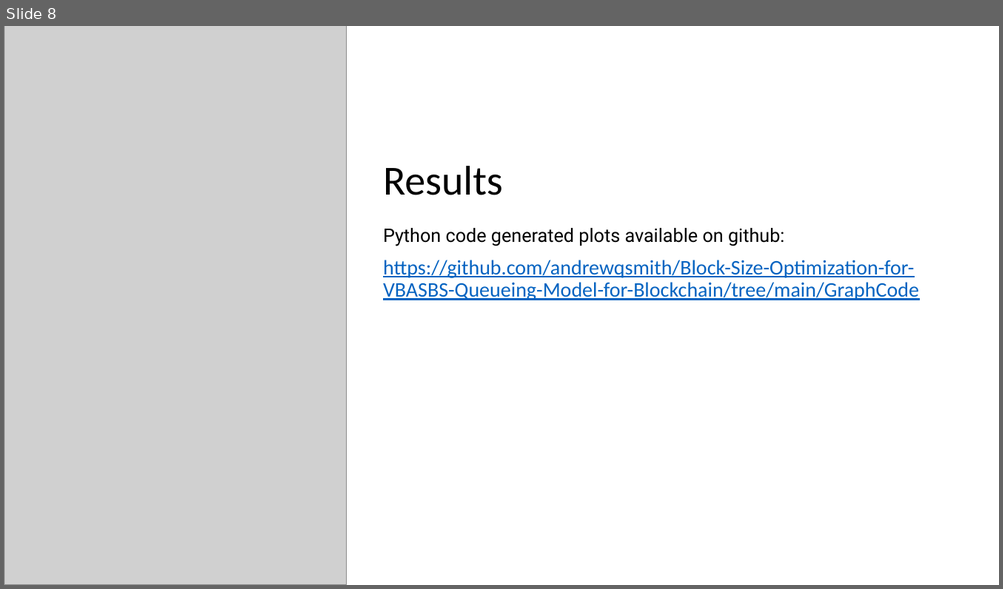
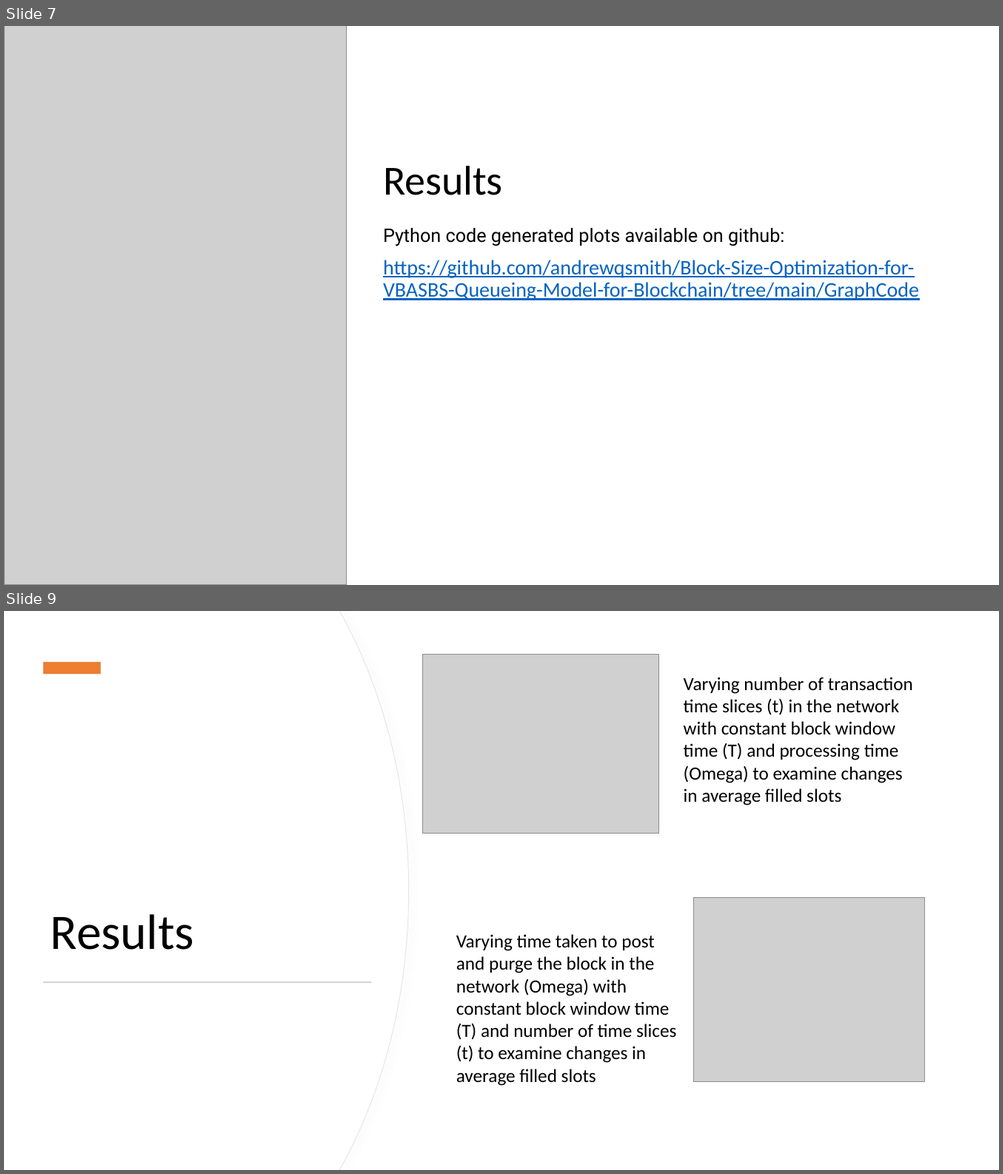
Before and after one commit to andrewqsmith/Block-Size-Optimization-for-VBASBS-Queueing-Model-for-Blockchain, a slide deck: Group Presentation.pptx. Shown one above the other, each under a label of ours: slide 8 before the commit, slides 7 and 9 after it; the slides between them are not shown. The pictures are 1003x589 and 1003x1174 pixels, drawn with LibreOffice and Linux fonts; fonts in the diff are those of the drawing; grey boxes stand for pictures. Boxes give left, top, right and bottom in pixels: in the first picture for what was removed or moved away, otherwise in the second. Text is boxed around its words. In the diff, an @@ line names an element or a change of style, - is before the commit and + after.

```diff
--- a/Group Presentation.pptx
+++ b/Group Presentation.pptx
@@ slide 9 added at <box>4,611,999,1170</box>, background #FFFFFF @@
@@ freeform shape added at <box>4,611,408,1170</box>, fill #FFFFFF, outline #E6E6E6 0.75 pt @@
@@ freeform shape added at <box>4,611,407,1170</box>, fill #FFFFFF @@
@@ picture added at <box>424,654,659,833</box> @@
@@ rectangle added at <box>43,662,101,674</box>, fill #ED7D31 @@
@@ text added at <box>683,677,913,806</box>, 18 pt, text #000000 @@
+Varying number of transaction time slices (t) in the network with constant block window time (T) and processing time (Omega) to examine changes in average filled slots
@@ picture added at <box>694,897,924,1082</box> @@
@@ title added at <box>51,914,194,950</box>, 48 pt, text #000000 @@
+Results
@@ text added at <box>456,934,676,1086</box>, 18 pt, text #000000 @@
+Varying time taken to post and purge the block in the network (Omega) with constant block window time (T) and number of time slices (t) to examine changes in average filled slots
@@ rectangle added at <box>43,982,372,983</box>, fill #D5D5D5 @@
@@ what was slide 8 is now slide 7 @@
```
Also in this commit, not shown: 2 slides changed, 3 other slides added, 5 slides removed.
